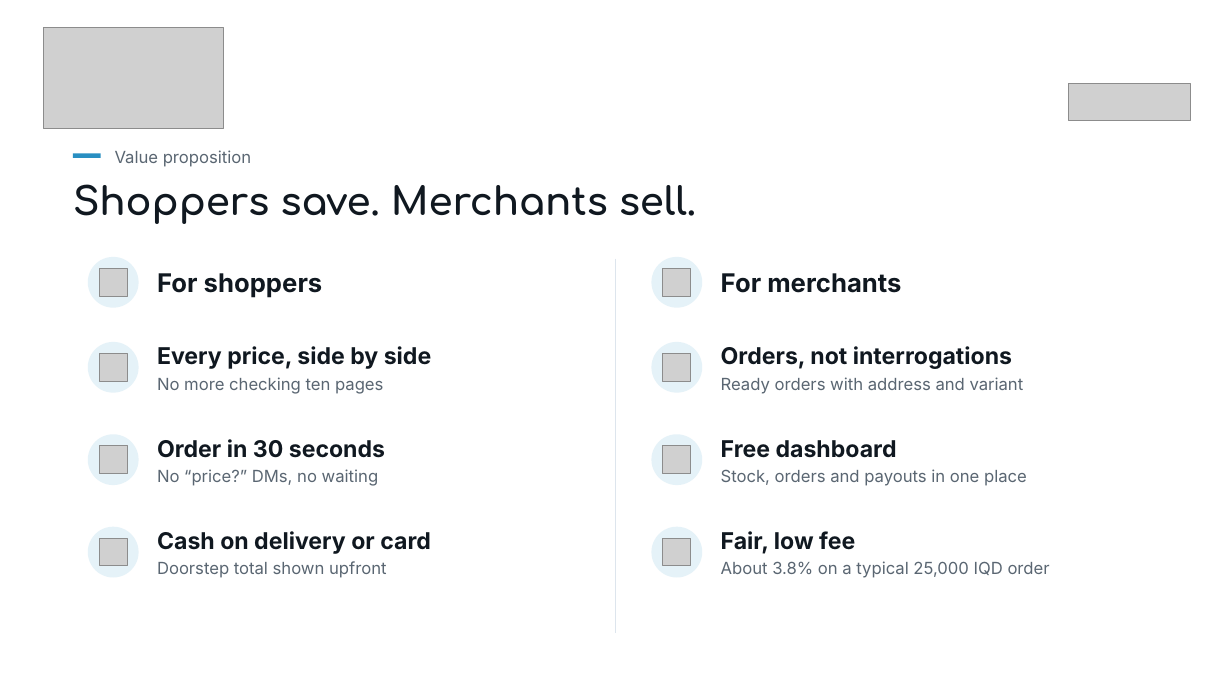
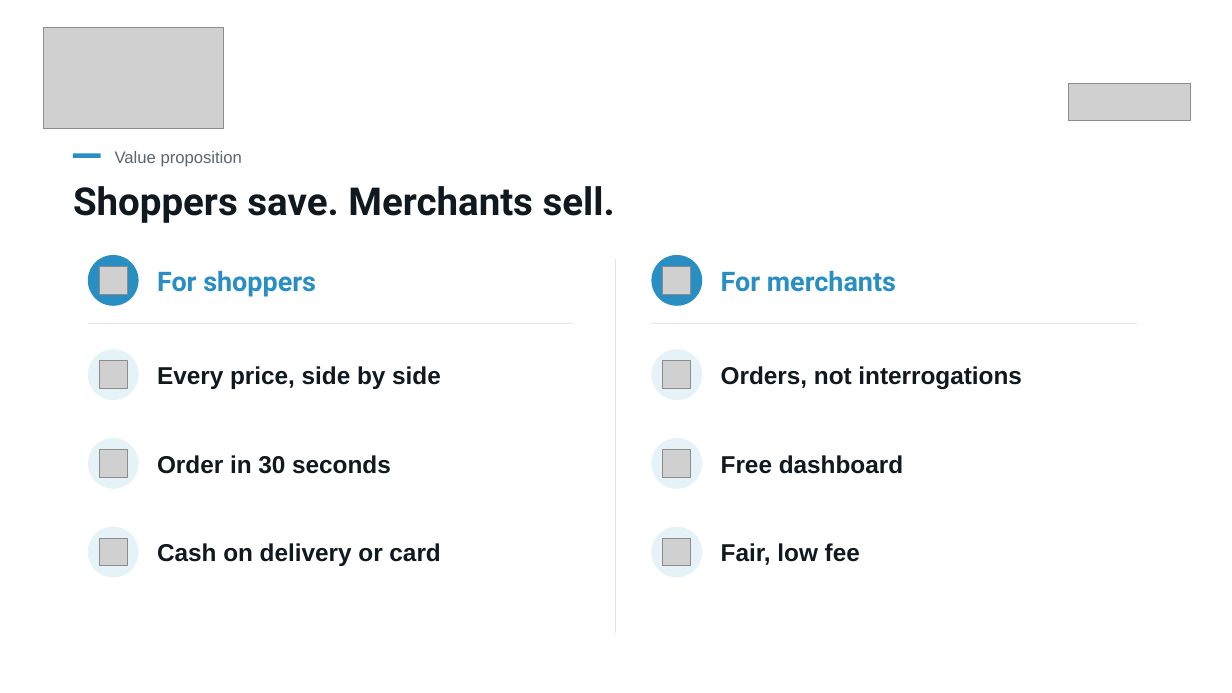
Before and after one commit to shakerbr/cheapify, a slide deck: slide 5 of presentation/Cheapify-GIZ-Pitch.pptx. Drawn at 1232x693 pixels with LibreOffice and Linux fonts; fonts in the diff are those of the drawing; grey boxes stand for pictures. Boxes give left, top, right and bottom in pixels: in the first picture for what was removed or moved away, otherwise in the second. Text is boxed around its words. In the diff, an @@ line names an element or a change of style, - is before the commit and + after.

```diff
--- a/presentation/Cheapify-GIZ-Pitch.pptx
+++ b/presentation/Cheapify-GIZ-Pitch.pptx
@@ text "Value proposition" at [115,151,242,167]: font Inter to Arial @@
@@ text "Shoppers save. Merchants sell." at [73,186,615,223]: font Comfortaa to Roboto @@
@@ ellipse at [88,255,139,306]: fill #E5F2F8 to #298FC2 @@
@@ text "For shoppers" at [157,270,316,297]: size 20 to 21 pt, font Inter to Roboto, text colour #101820 to #298FC2 @@
@@ ellipse at [652,255,702,306]: fill #E5F2F8 to #298FC2 @@
@@ text "For merchants" at [721,270,896,292]: size 20 to 21 pt, font Inter to Roboto, text colour #101820 to #298FC2 @@
@@ line added from (88, 323) to (573, 323), #DDE5ED 1 pt @@
@@ line added from (652, 323) to (1137, 323), #DDE5ED 1 pt @@
@@ text "Every price, side by side": place and size @@
-text "Every price, side by side" at [157,346,431,369]
+text "Every price, side by side" at [157,366,441,389]
@@ size 18 to 19 pt, font Inter to Arial in 6 elements at [157,543,440,566], [721,543,860,565], [721,455,903,474], [157,455,391,474], [157,366,441,389], [721,366,1022,389] @@
@@ text "Orders, not interrogations": place and size @@
-text "Orders, not interrogations" at [721,346,1012,369]
+text "Orders, not interrogations" at [721,366,1022,389]
@@ text removed at [157,377,383,394] @@
-No more checking ten pages
@@ text removed at [721,377,1024,394] @@
-Ready orders with address and variant
@@ 4 pictures, 4 ellipses: place and size @@
-4 pictures, 4 ellipses at [88,342,702,485]
+4 pictures, 4 ellipses at [88,349,702,489]
@@ text removed at [157,469,379,486] @@
-No “price?” DMs, no waiting
@@ text removed at [721,469,1027,486] @@
-Stock, orders and payouts in one place
@@ text removed at [157,561,386,578] @@
-Doorstep total shown upfront
@@ text removed at [721,561,1050,578] @@
-About 3.8% on a typical 25,000 IQD order
```
Also in this commit, not shown: 21 other slides changed.
